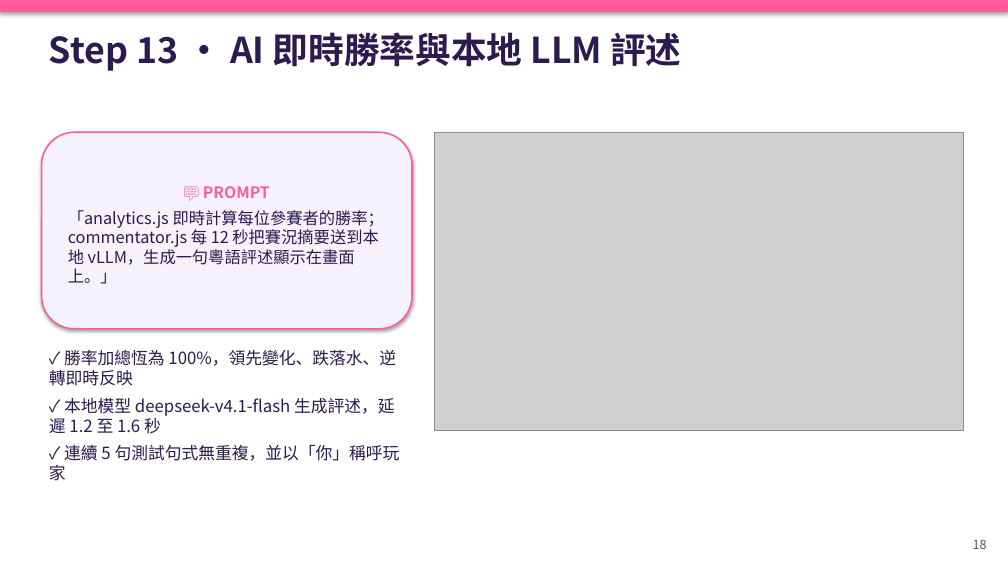
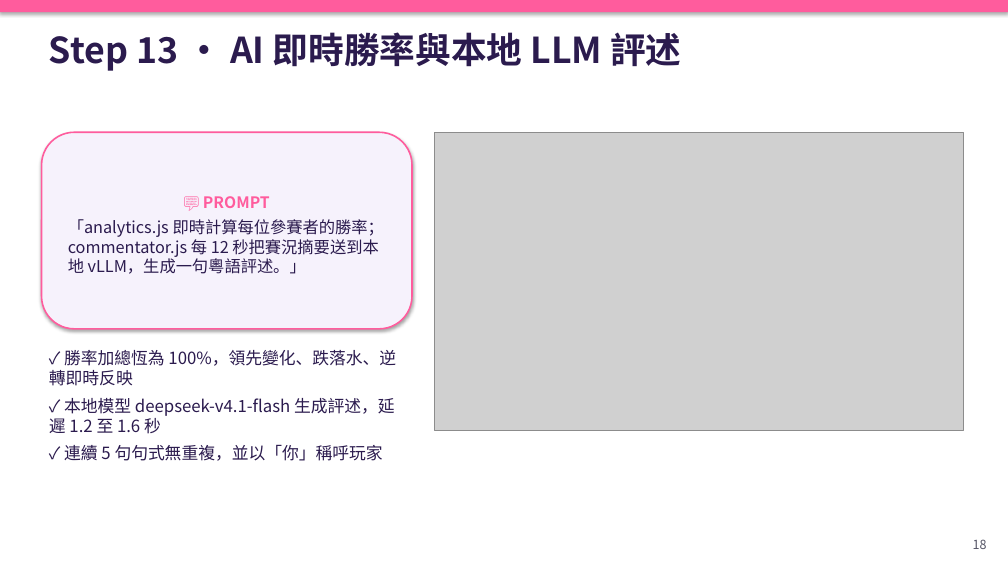
Before and after one commit to chengkaho98-svg/Mini3Dgame, a slide deck: slide 18 of 糖糖大亂鬥_AI開發Playbook.pptx. Drawn at 1008x567 pixels with LibreOffice and Linux fonts; fonts in the diff are those of the drawing; grey boxes stand for pictures. Boxes give left, top, right and bottom in pixels: in the first picture for what was removed or moved away, otherwise in the second. Text is boxed around its words. In the diff, an @@ line names an element or a change of style, - is before the commit and + after.

```diff
--- a/糖糖大亂鬥_AI開發Playbook.pptx
+++ b/糖糖大亂鬥_AI開發Playbook.pptx
@@ text in rounded rectangle at [68,219,384,274]: text changed @@
-「analytics.js 即時計算每位參賽者的勝率；commentator.js 每 12 秒把賽況摘要送到本地 vLLM，生成一句粵語評述顯示在畫面上。」
+「analytics.js 即時計算每位參賽者的勝率；commentator.js 每 12 秒把賽況摘要送到本地 vLLM，生成一句粵語評述。」
@@ text at [64,444,383,461]: text changed @@
-✓ 連續 5 句測試句式無重複，並以「你」稱呼玩家
+✓ 連續 5 句句式無重複，並以「你」稱呼玩家
```
Also in this commit, not shown: 14 other slides changed, 18 other files.
